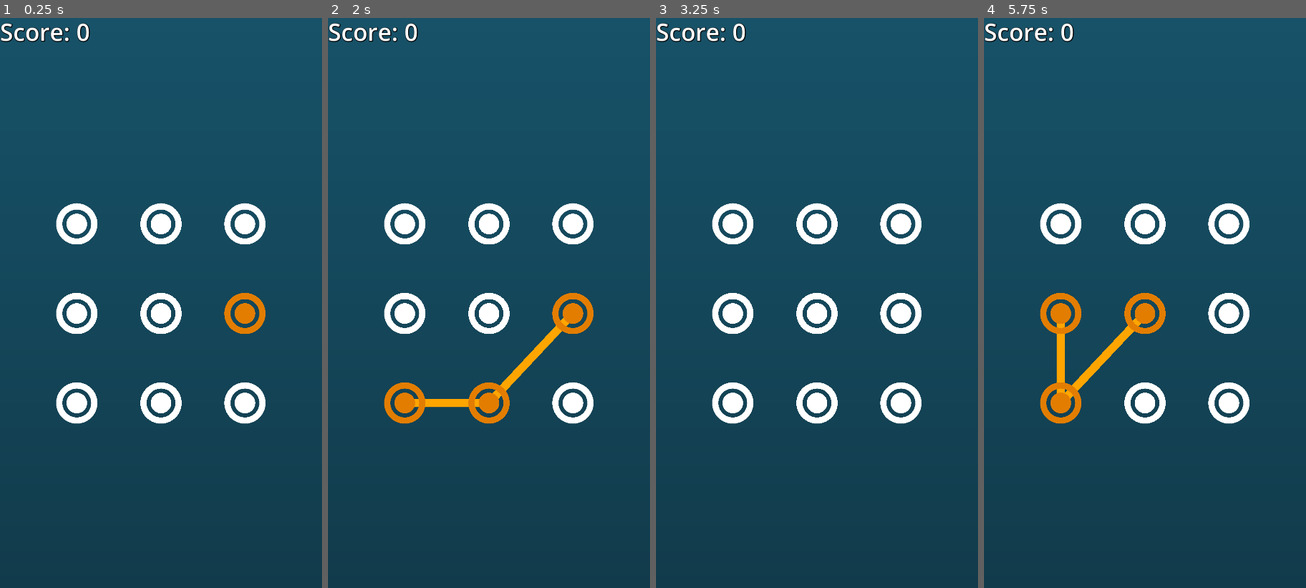
Above: before the commit, frames 1-4 (left to right).
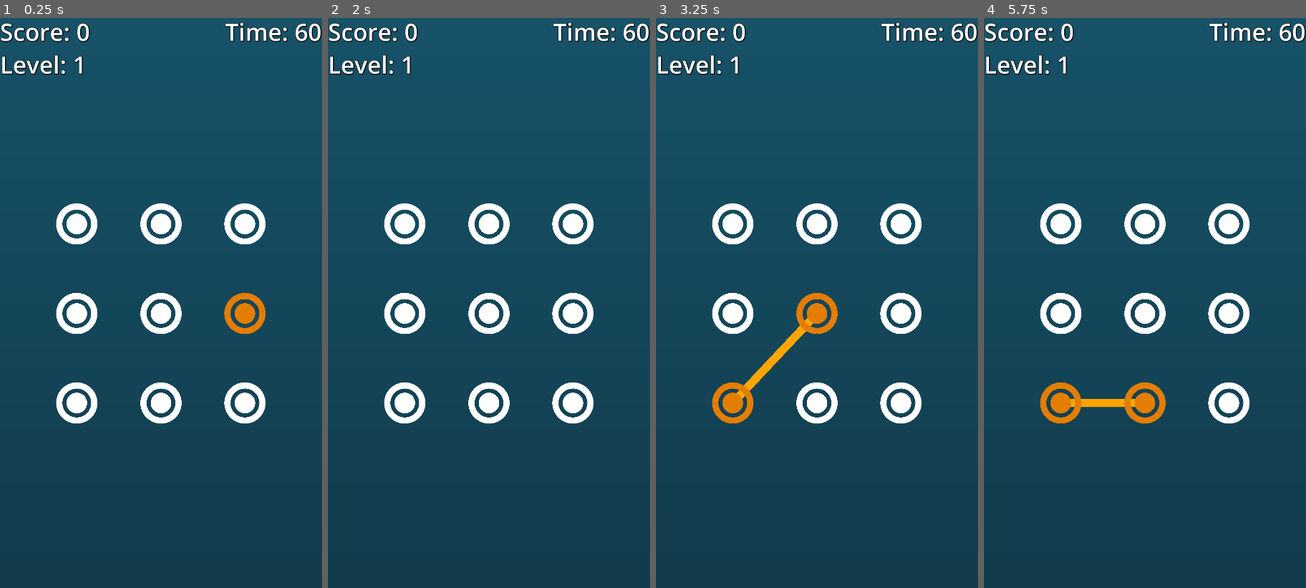
Above: after the commit, the same moments.

Repository: tJamesD/dot-line-matcher
Game: Godot game, scene res://Scenes/main.tscn
Two runs of this game, one before a commit and one after it. Both use one fixed random seed, a clock stepped at 60 frames per second and the inputs below.
Inputs (mouse positions are in pixels of both pictures, inside the frame that each line leads up to):
- Up to frame 1 (0.25 s): no input
- Up to frame 2 (2 s): tap Enter at 0.5 s; move the mouse to (405, 223) at 0.52 s; tap Space at 1.25 s; move the mouse to (489, 223) at 1.27 s
- Up to frame 3 (3.25 s): move the mouse to (900, 223) at 2.02 s; tap Enter at 2.75 s; move the mouse to (733, 314) at 2.77 s
- Up to frame 4 (5.75 s): tap Space at 3.5 s; move the mouse to (1145, 314) at 3.52 s; move the mouse to (1228, 314) at 4.27 s; tap Enter at 5 s; move the mouse to (1061, 405) at 5.02 s

The runs differ from the first frame. In frame 1, 0.9% of the frame differs, in the area x 0-100%, y 0-11%; in frame 2, 3.3%; in frame 3, 2.4%; in frame 4, 3.5%, in the area x 0-100%, y 0-72%.

Commit message:
level and changing dots per level added

Diff:
--- a/Scenes/main.tscn
+++ b/Scenes/main.tscn
@@ -6,6 +6,16 @@
 [ext_resource type="PackedScene" uid="uid://c1pqc135ih2pq" path="res://Scenes/line.tscn" id="3_8gbba"]
 
 [sub_resource type="LabelSettings" id="LabelSettings_kry3j"]
+font_size = 80
+shadow_size = 8
+shadow_color = Color(0, 0, 0, 1)
+
+[sub_resource type="LabelSettings" id="LabelSettings_jjvhh"]
+font_size = 80
+shadow_size = 8
+shadow_color = Color(0, 0, 0, 1)
+
+[sub_resource type="LabelSettings" id="LabelSettings_21xkr"]
 font_size = 80
 shadow_size = 8
 shadow_color = Color(0, 0, 0, 1)
@@ -29,6 +39,26 @@
 offset_bottom = 23.0
 text = "Score: 0"
 label_settings = SubResource("LabelSettings_kry3j")
+horizontal_alignment = 1
+vertical_alignment = 1
+
+[node name="Level" type="Label" parent="CanvasLayer"]
+offset_top = 110.0
+offset_right = 289.0
+offset_bottom = 220.0
+text = "Level: 1"
+label_settings = SubResource("LabelSettings_jjvhh")
+horizontal_alignment = 1
+vertical_alignment = 1
+
+[node name="Timer" type="Label" parent="CanvasLayer"]
+offset_left = 755.0
+offset_right = 1079.0
+offset_bottom = 110.0
+text = "Time: 60"
+label_settings = SubResource("LabelSettings_21xkr")
+horizontal_alignment = 1
+vertical_alignment = 1
 
 [node name="Control" type="Control" parent="."]
 layout_mode = 3
@@ -54,7 +84,6 @@
 
 [node name="DotManager" type="Node2D" parent="."]
 script = ExtResource("1_bo1nx")
-gen_length = 3
 
 [node name="Dot0" parent="DotManager" instance=ExtResource("1_jjgbg")]
 position = Vector2(257.5, 700)
--- a/Scenes/ui.gd
+++ b/Scenes/ui.gd
@@ -2,10 +2,15 @@
 
 @onready var score_label = $Score
 @onready var dot_manager = $"../DotManager" # Dot manager name is awful.
+@onready var level_label = $Level
 
 func _ready():
 	dot_manager.connect("score_increased", Callable(self,"_update_score_label"))
-
+	dot_manager.connect("level_increased", Callable(self,"_update_level_label"))
 func _update_score_label(amt : int):
 	#print("SIGNAL REIECVED")
 	score_label.text = "Score: " + str(amt)
+
+func _update_level_label(amt : int):
+	#print("SIGNAL REIECVED")
+	level_label.text = "Level: " + str(amt)
--- a/Scripts/dots_manager.gd
+++ b/Scripts/dots_manager.gd
@@ -21,10 +21,11 @@
 @onready var debug_counter =0
 
 signal score_increased(amt :int)
+signal level_increased(level :int)
 
 var animate = true
 var draw_allowed = false
-@export var gen_length : int = 9
+@export var gen_length : int = 2
 var curr_length : int = 0
 
 func _ready():
@@ -72,6 +73,30 @@
 			curr_length = 0
 	if draw_allowed:
 		_draw_line_to_mouse()
+
+func _increase_gen_count():
+	match score:
+		5:
+			gen_length +=1
+			level_increased.emit(gen_length)
+		10:
+			gen_length +=1
+			level_increased.emit(gen_length)
+		15:
+			gen_length +=1
+			level_increased.emit(gen_length)
+		25:
+			gen_length +=1
+			level_increased.emit(gen_length)
+		35:
+			gen_length +=1
+			level_increased.emit(gen_length)
+		45:
+			gen_length +=1
+			level_increased.emit(gen_length)
+		55:
+			gen_length +=1
+			level_increased.emit(gen_length)
 
 func _move_active_dot():
 	if active_dot != null :
@@ -200,6 +225,7 @@
 
 func _increase_score():
 	score += 1
+	_increase_gen_count()
 	score_increased.emit(score)
 	#print(score)
 	#increaseScore.emit(amt)
--- a/project.godot
+++ b/project.godot
@@ -21,6 +21,7 @@
 window/size/viewport_height=1920
 window/stretch/mode="viewport"
 window/stretch/aspect="expand"
+window/handheld/orientation=1
 
 [dotnet]
 
@@ -29,3 +30,4 @@
 [rendering]
 
 renderer/rendering_method="mobile"
+textures/vram_compression/import_etc2_astc=true
Not shown: 1 places in Scenes/main.tscn that only renumber resources
Not shown, added: export_presets.cfg
Not shown, added: APK/DotLineMatcher.apk
Not shown, added: APK/DotLineMatcher.apk.idsig
